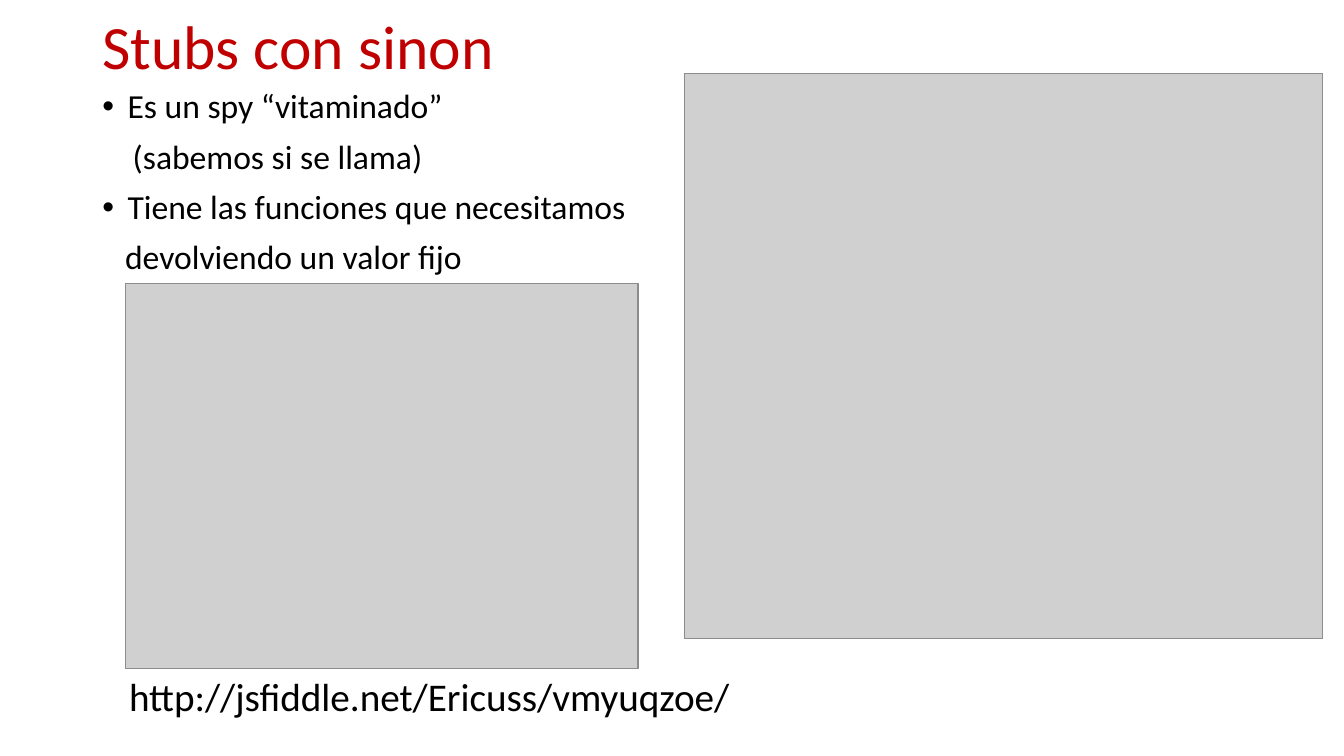
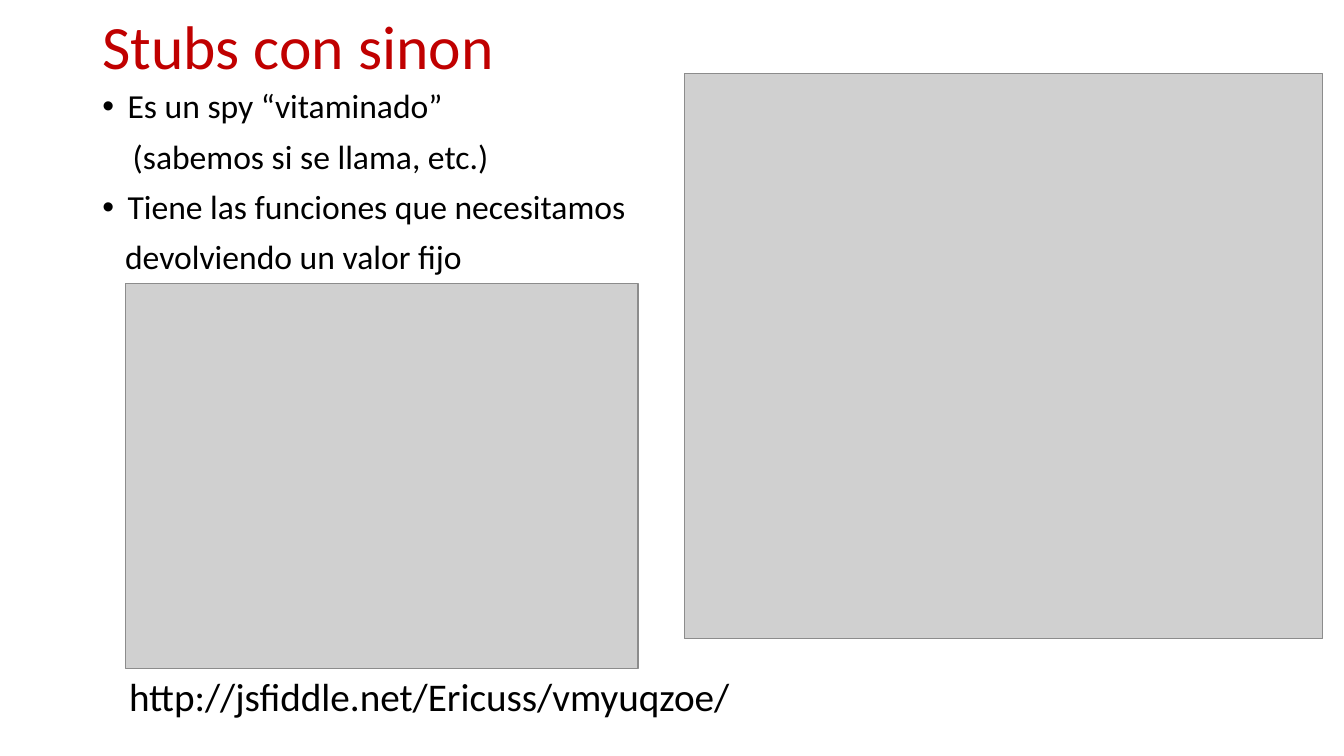
Before and after one commit to ericuss/TDD-Miercolex-Tokiota, a slide deck: slide 11 of Documentacion/jasmine.pptx. Drawn at 1344x756 pixels with LibreOffice and Linux fonts; fonts in the diff are those of the drawing; grey boxes stand for pictures; background and template pictures are left out. Boxes give left, top, right and bottom in pixels: in the first picture for what was removed or moved away, otherwise in the second. Text is boxed around its words. In the diff, an @@ line names an element or a change of style, - is before the commit and + after.

```diff
--- a/Documentacion/jasmine.pptx
+++ b/Documentacion/jasmine.pptx
@@ text at (x1=133, y1=144, x2=488, y2=174): text changed @@
-(sabemos si se llama)
+(sabemos si se llama, etc.)
```
Also in this commit, not shown: 3 other slides changed, 4 other files.
